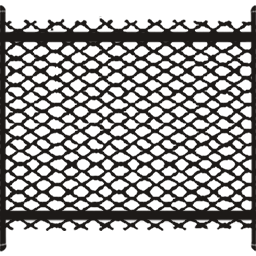
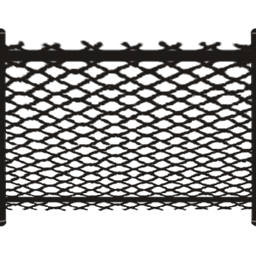
Layered file, before and after one edit (256px x 256px). Changes by layer:
showed "Group 2 copy", painted on it over box(0, 16, 256, 231)
removed layer "Layer 2" over box(0, 5, 256, 252)
removed layer "Layer 1" over box(0, 31, 256, 224)
renamed "Group 2 copy 3" to "Group 2 copy 2", moved it into group "Group 3", painted on it over box(0, 16, 256, 232)
